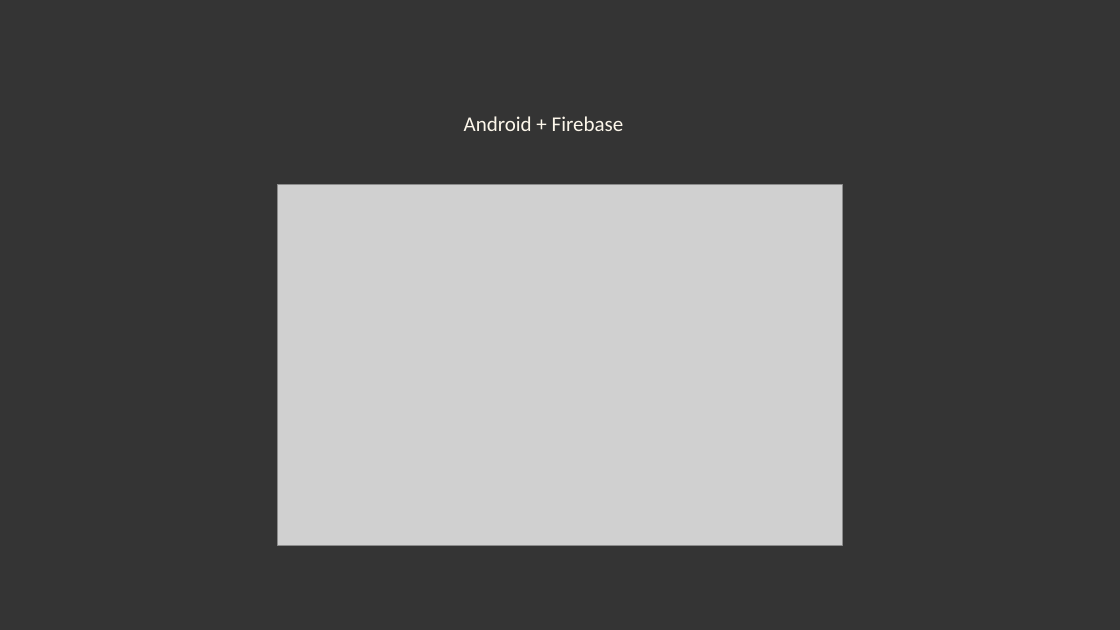
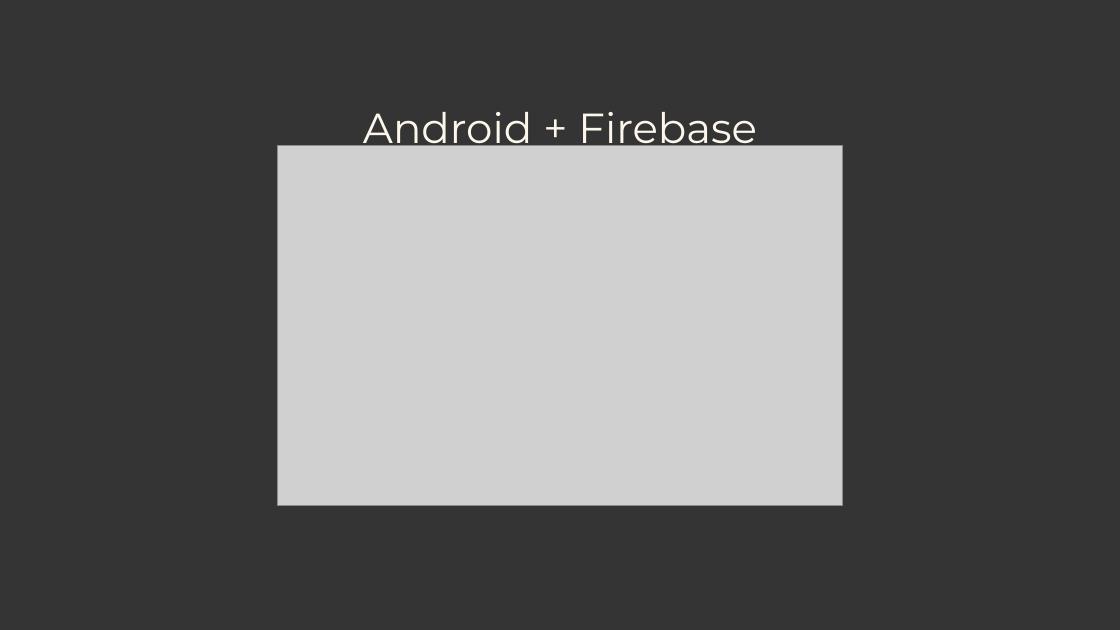
Before and after one commit to anacoimbrag/Android-Firebase, a slide deck: slide 1 of Android + Firebase.pptx. Drawn at 1120x630 pixels with LibreOffice and Linux fonts; fonts in the diff are those of the drawing; grey boxes stand for pictures. Boxes give left, top, right and bottom in pixels: in the first picture for what was removed or moved away, otherwise in the second. Text is boxed around its words. In the diff, an @@ line names an element or a change of style, - is before the commit and + after.

```diff
--- a/Android + Firebase.pptx
+++ b/Android + Firebase.pptx
@@ text "Android + Firebase": place and size @@
-text "Android + Firebase" at [464,116,624,131]
+text "Android + Firebase" at [363,112,757,154]
@@ text "Android + Firebase" at [363,112,757,154]: size 18 to 36 pt, font Calibri to Montserrat @@
@@ picture: place and size @@
-picture at [277,185,842,545]
+picture at [277,145,842,506]
```
Also in this commit, not shown: 3 slides added, 6 other files.
